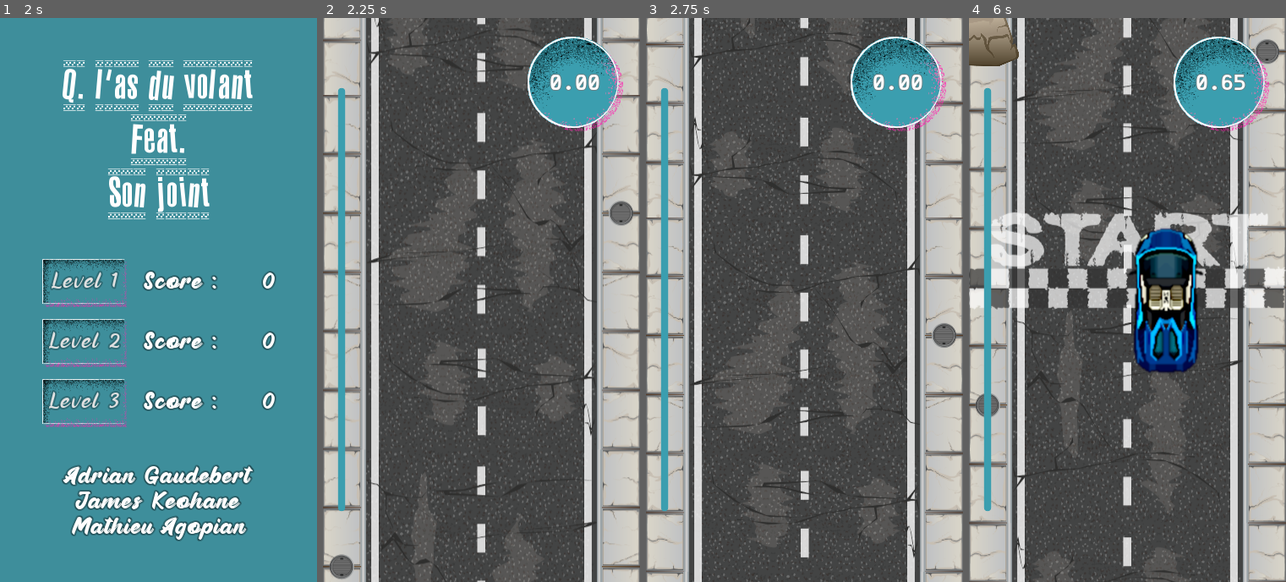
Above: before the commit, frames 1-4 (left to right).
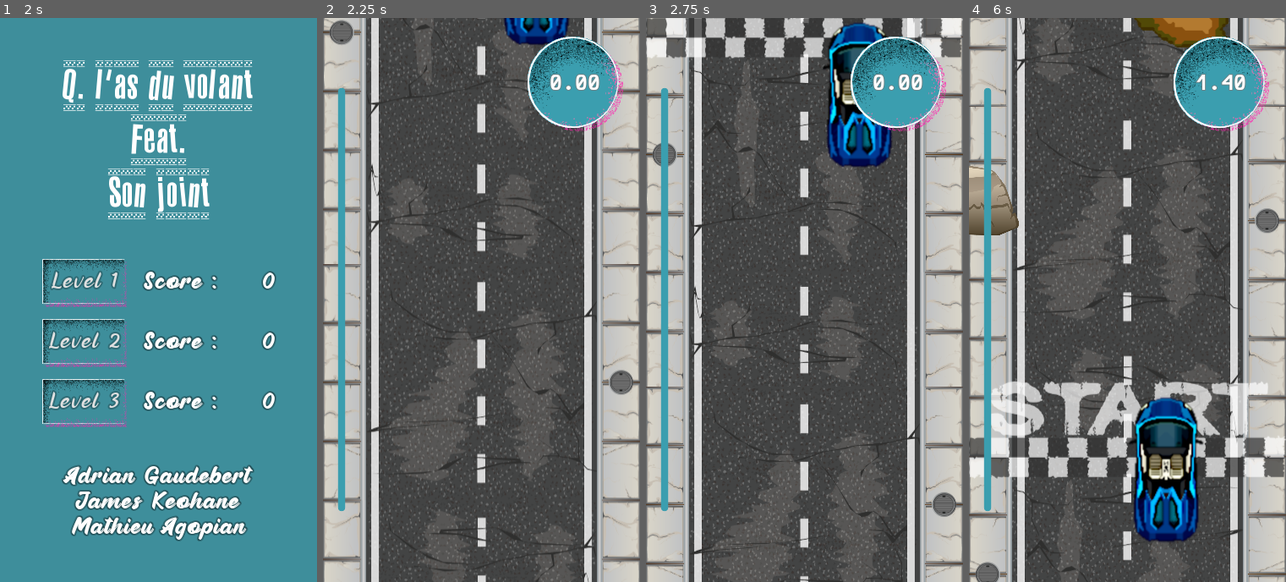
Above: after the commit, the same moments.

Repository: adngdb/coopjam
Game: Godot game, scene res://GUI/StartScreen/StartScreen.tscn
Same seed, same stepped clock (60 frames per second), same inputs: the game is played once before the commit and once after it. Sound files missing from this copy of the repository are replaced by a short silence.
Inputs (mouse positions are in pixels of both pictures, inside the frame that each line leads up to):
- Up to frame 1 (2 s): tap Enter at 0.5 s; move the mouse to (228, 271) at 0.52 s; hold Right (ui_right) 0.53-1.28 s; click (228, 271) at 0.6 s; tap Space at 1.25 s; move the mouse to (95, 328) at 1.27 s; hold Left (ui_left) from 1.28 s (still down); click (95, 328) at 1.35 s
- Up to frame 2 (2.25 s): release Left (ui_left) at 2 s; click "Level 1" at 2 s
- Up to frame 3 (2.75 s): no input
- Up to frame 4 (6 s): move the mouse to (1159, 175) at 2.77 s; hold Right (ui_right) 2.78-4.28 s; click (1159, 175) at 2.85 s; move the mouse to (1111, 412) at 3.52 s; click (1111, 412) at 3.6 s; move the mouse to (1222, 384) at 4.27 s; hold Left (ui_left) from 4.28 s (still down); click (1222, 384) at 4.35 s; tap Enter at 5 s; move the mouse to (1032, 215) at 5.02 s; click (1032, 215) at 5.1 s; move the mouse to (1143, 300) at 5.77 s; click (1143, 300) at 5.85 s

Frame 1 is identical in both runs. In frame 2, 15% of the frame differs, in the area x 0-100%, y 0-100%; in frame 3, 20%; in frame 4, 38%.

Commit message:
Add a simple animation at the end of levels.

Diff:
--- /dev/null
+++ b/Qlas/Objects/PlayerCar/LevelEndAnim.gd
@@ -0,0 +1,26 @@
+extends Node
+
+signal end_animation_finished
+
+
+func start(car):
+	$Braking.play()
+	$Tween.interpolate_property(
+		car,
+		"speed",
+		car.speed,
+		0.0,
+		1.0,
+		Tween.TRANS_SINE,
+		Tween.EASE_IN_OUT,
+		0
+	)
+	$Tween.start()
+
+
+func _on_Braking_finished():
+	$Victory.play()
+
+
+func _on_Victory_finished():
+	emit_signal("end_animation_finished")
--- a/Qlas/Objects/PlayerCar/LevelStartAnim.gd
+++ b/Qlas/Objects/PlayerCar/LevelStartAnim.gd
@@ -7,8 +7,8 @@
 	$Tween.interpolate_property(
 		camera,
 		"offset:y",
-		600,
-		0,
+		camera.offset.y + 600,
+		camera.offset.y,
 		2,
 		Tween.TRANS_SINE,
 		Tween.EASE_IN_OUT,
--- a/Qlas/Objects/PlayerCar/PlayerCar.gd
+++ b/Qlas/Objects/PlayerCar/PlayerCar.gd
@@ -6,8 +6,8 @@
 export var in_lane_pos := 65.0
 export var shake_strength := 1.0
 
-var started := false
-var speed := 0.0
+var running := false
+export var speed := 0.0
 var motion := Vector2(0.0, -1.0)
 
 onready var camera = $Camera2D
@@ -43,12 +43,10 @@
 
 
 func _physics_process(delta):
-	if (!started):
-		return
-
-	_get_input()
-	speed -= dec_speed * delta
-	speed = clamp(speed, 0.0, max_speed)
+	if (running):
+		_get_input()
+		speed -= dec_speed * delta
+		speed = clamp(speed, 0.0, max_speed)
 
 	# Update pitch of engine sound based on speed.
 	var pitch = (speed * 1.6 / max_speed) + 0.4
@@ -63,14 +61,36 @@
 	fix_camera_x_position()
 
 	GameS.car = self
-	started = false
+	running = false
 
 	$LevelStartAnim.start($Camera2D)
 
 
-func start():
-	started = true
+func start_race():
+	running = true
 	$Engine.play()
+	GameS.start_level()
+
+
+func end_race():
+	running = false
+	decrease_engine_sound()
+	$LevelEndAnim.start(self)
+	GameS.finish_level()
+
+
+func decrease_engine_sound():
+	$EngineStopTween.interpolate_property(
+		$Engine,
+		"pitch_scale",
+		$Engine.pitch_scale,
+		0.0,
+		1.0,
+		Tween.TRANS_SINE,
+		Tween.EASE_IN_OUT,
+		0
+	)
+	$EngineStopTween.start()
 
 
 func fix_camera_x_position():
@@ -90,6 +110,10 @@
 	motion.x = -1.0
 
 
+func _on_LevelStartAnim_start_animation_end():
+	start_race()
+
+
 func _on_ObstacleDetector_body_entered(body):
 	if body.is_in_group("obstacle"):
 		speed = 0.0
@@ -107,17 +131,16 @@
 		body.queue_free()
 
 
-func _on_StartDetector_body_entered(body):
-	GameS.start_level()
+func _on_FinishDetector_body_entered(body):
+	end_race()
 
 
-func _on_FinishDetector_body_entered(body):
-	GameS.finish_level()
+func _on_LevelEndAnim_end_animation_finished():
 	LevelS.change_scene_to("MenuScreen")
 
 
-func _on_LevelStartAnim_start_animation_end():
-	start()
+func _on_EngineStopTween_tween_all_completed():
+	$Engine.stop()
 
 
 func screen_shake():
--- a/Qlas/Objects/PlayerCar/PlayerCar.tscn
+++ b/Qlas/Objects/PlayerCar/PlayerCar.tscn
@@ -8,23 +8,19 @@
 [ext_resource path="res://GUI/UIComponents/DistanceBar.tscn" type="PackedScene" id=6]
 [ext_resource path="res://Objects/PlayerCar/LevelStartAnim.gd" type="Script" id=7]
 [ext_resource path="res://Assets/Sounds/engine-start.ogg" type="AudioStream" id=8]
+[ext_resource path="res://Objects/PlayerCar/LevelEndAnim.gd" type="Script" id=9]
+[ext_resource path="res://Assets/Sounds/braking.ogg" type="AudioStream" id=10]
+[ext_resource path="res://Assets/Sounds/victory.wav" type="AudioStream" id=11]
+
+[sub_resource type="RectangleShape2D" id=2]
+extents = Vector2( 23.0169, 63.7989 )
 
 [sub_resource type="RectangleShape2D" id=1]
 extents = Vector2( 25, 75 )
 
-[sub_resource type="RectangleShape2D" id=2]
-extents = Vector2( 23.0169, 63.7989 )
-
 [node name="PlayerCar" type="KinematicBody2D"]
 collision_mask = 0
 script = ExtResource( 2 )
-
-[node name="StartDetector" type="Area2D" parent="."]
-collision_layer = 0
-collision_mask = 8
-
-[node name="CollSD" type="CollisionShape2D" parent="StartDetector"]
-shape = SubResource( 1 )
 
 [node name="sprite_car_blue" type="Sprite" parent="."]
 texture = ExtResource( 1 )
@@ -77,9 +73,25 @@
 
 [node name="EngineStart" type="AudioStreamPlayer" parent="LevelStartAnim"]
 stream = ExtResource( 8 )
-[connection signal="body_entered" from="StartDetector" to="." method="_on_StartDetector_body_entered"]
+
+[node name="LevelEndAnim" type="Node" parent="."]
+script = ExtResource( 9 )
+
+[node name="Tween" type="Tween" parent="LevelEndAnim"]
+
+[node name="Braking" type="AudioStreamPlayer" parent="LevelEndAnim"]
+stream = ExtResource( 10 )
+
+[node name="Victory" type="AudioStreamPlayer" parent="LevelEndAnim"]
+stream = ExtResource( 11 )
+
+[node name="EngineStopTween" type="Tween" parent="."]
 [connection signal="body_entered" from="ObstacleDetector" to="." method="_on_ObstacleDetector_body_entered"]
 [connection signal="body_entered" from="FinishDetector" to="." method="_on_FinishDetector_body_entered"]
 [connection signal="start_animation_end" from="LevelStartAnim" to="." method="_on_LevelStartAnim_start_animation_end"]
 [connection signal="tween_all_completed" from="LevelStartAnim/Tween" to="LevelStartAnim" method="_on_Tween_tween_all_completed"]
 [connection signal="finished" from="LevelStartAnim/EngineStart" to="LevelStartAnim" method="_on_EngineStart_finished"]
+[connection signal="end_animation_finished" from="LevelEndAnim" to="." method="_on_LevelEndAnim_end_animation_finished"]
+[connection signal="finished" from="LevelEndAnim/Braking" to="LevelEndAnim" method="_on_Braking_finished"]
+[connection signal="finished" from="LevelEndAnim/Victory" to="LevelEndAnim" method="_on_Victory_finished"]
+[connection signal="tween_all_completed" from="EngineStopTween" to="." method="_on_EngineStopTween_tween_all_completed"]
Not shown, added: Qlas/Assets/Sounds/braking.ogg.import
Not shown, added: Qlas/Assets/Sounds/victory.wav.import
Not shown: 1 places in Qlas/Objects/PlayerCar/PlayerCar.tscn that only renumber resources
Not shown, added: Qlas/Assets/Sounds/braking.ogg
Not shown, added: Qlas/Assets/Sounds/victory.wav
